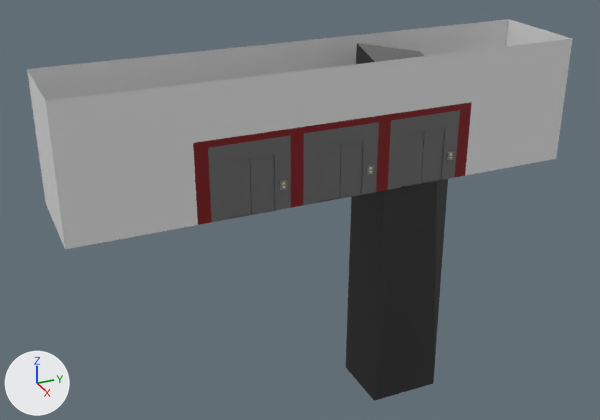
What one commit did to the Blender file Assets/Models/Objects/ElevatorWall.blend.
One viewpoint serves both versions: a 50 mm camera at (25.1, -12.9, 12.4) aimed at (-2.7, -0.4, -1.5). The lights are fixed; the arrows at lower left show +X, +Y and +Z.

In view in the first picture: 'Button', 'Button.001', 'Button.002', 'Cube', 'Door.003', 'Door.004', 'Door.005', 'Door.007', 'Door.010', 'Door.012'.
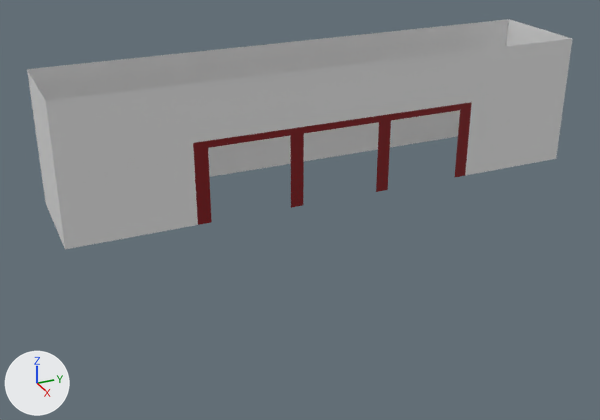
Where the change shows, as pixel boxes [x1, y1, x2, y2] in the pictures (600 x 420 px):
'Cube', reshaped (40% shorter)
    before: [27, 19, 572, 401]
    after: [27, 19, 572, 249]
'Door.003', deleted
    before: [250, 154, 275, 214]
'Door.004', deleted
    before: [226, 158, 251, 219]
'Door.007', deleted
    before: [340, 140, 363, 198]
'Door.005', deleted
    before: [318, 144, 341, 202]
'Door.012', deleted
    before: [421, 128, 445, 183]
'Door.010', deleted
    before: [401, 131, 424, 187]
'Button', deleted
    before: [280, 180, 287, 190]
'Button.001', deleted
    before: [367, 165, 374, 175]
'Button.002', deleted
    before: [447, 151, 454, 161]
part 1 of me_cube_001, deleted (black)
    before: [208, 43, 460, 401]

What changed in the scene script:
```text
Change me_cube_001:
    used by ob_cube; location = (0.0, 0.0, 0.0)
    remove me_cube_001.from_pydata(...)  # 102 vertices, 71 faces; spans x -4.0..0.0, y -10.0..10.0, z -10.0..5.0
    add me_cube_001.from_pydata(...)  # 44 vertices, 27 faces; spans x -4.0..0.0, y -10.0..10.0, z 0.0..5.0
    me_cube_001 part 1
    58 vertices are removed from x -3.0..0.0, y -5.0..5.0, z -10.0..5.0
    44 faces are deleted
    remove me_cube_001.materials.append(mat_metal)  # dark grey #6b6b6b
    remove me_cube_001.materials.append(mat_pit)  # black #2a2a2a
Remove ob_door_004:
    ob_door_004 = bpy.data.objects.new('Door.004', me_cube_002)
    ob_door_004.parent = ob_door
    ob_door_004.matrix_parent_inverse = Matrix(((1.0, 0.0, 0.0, 0.2), (0.0, 1.0, 0.0, 3.5), (0.0, 0.0, 1.0, 0.0), (0.0, 0.0, 0.0, 1.0)))
    ob_door_004.location = (-0.15, -4.4, 0.0)
Change ob_door_001:
    remove ob_door_001.parent = ob_door_004
Change ob_door_002:
    remove ob_door_002.parent = ob_door_003
Remove ob_door_003:
    ob_door_003 = bpy.data.objects.new('Door.003', me_cube_008)
    ob_door_003.parent = ob_door
    ob_door_003.matrix_parent_inverse = Matrix(((1.0, 0.0, 0.0, 0.2), (0.0, 1.0, 0.0, 3.5), (0.0, 0.0, 1.0, 0.0), (0.0, 0.0, 0.0, 1.0)))
    ob_door_003.location = (-0.15, -2.6, 0.0)
Remove ob_door_005:
    ob_door_005 = bpy.data.objects.new('Door.005', me_cube_004)
    ob_door_005.parent = ob_door_006
    ob_door_005.matrix_parent_inverse = Matrix(((1.0, 0.0, 0.0, 0.2), (0.0, 1.0, 0.0, 3.5), (0.0, 0.0, 1.0, 0.0), (0.0, 0.0, 0.0, 1.0)))
    ob_door_005.location = (-0.15, -4.4, 0.0)
Remove ob_door_007:
    ob_door_007 = bpy.data.objects.new('Door.007', me_cube_005)
    ob_door_007.parent = ob_door_006
    ob_door_007.matrix_parent_inverse = Matrix(((1.0, 0.0, 0.0, 0.2), (0.0, 1.0, 0.0, 3.5), (0.0, 0.0, 1.0, 0.0), (0.0, 0.0, 0.0, 1.0)))
    ob_door_007.location = (-0.15, -2.6, 0.0)
Change ob_door_008:
    remove ob_door_008.parent = ob_door_007
Change ob_door_009:
    remove ob_door_009.parent = ob_door_005
Remove ob_door_010:
    ob_door_010 = bpy.data.objects.new('Door.010', me_cube_010)
    ob_door_010.parent = ob_door_011
    ob_door_010.matrix_parent_inverse = Matrix(((1.0, 0.0, 0.0, 0.2), (0.0, 1.0, 0.0, 3.5), (0.0, 0.0, 1.0, 0.0), (0.0, 0.0, 0.0, 1.0)))
    ob_door_010.location = (-0.15, -4.4, 0.0)
Remove ob_door_012:
    ob_door_012 = bpy.data.objects.new('Door.012', me_cube_011)
    ob_door_012.parent = ob_door_011
    ob_door_012.matrix_parent_inverse = Matrix(((1.0, 0.0, 0.0, 0.2), (0.0, 1.0, 0.0, 3.5), (0.0, 0.0, 1.0, 0.0), (0.0, 0.0, 0.0, 1.0)))
    ob_door_012.location = (-0.15, -2.6, 0.0)
Change ob_door_013:
    remove ob_door_013.parent = ob_door_012
Change ob_door_014:
    remove ob_door_014.parent = ob_door_010
Remove ob_button:
    ob_button = bpy.data.objects.new('Button', me_cube)
    ob_button.location = (0.02, -2.3, 0.96)
    _m = ob_button.modifiers.new('Mirror', 'MIRROR')
    _m.use_axis = (False, True, True)
Remove ob_button_001:
    ob_button_001 = bpy.data.objects.new('Button.001', me_cube_014)
    ob_button_001.location = (0.02, 1.2, 0.96)
    _m = ob_button_001.modifiers.new('Mirror', 'MIRROR')
    _m.use_axis = (False, True, True)
Remove ob_button_002:
    ob_button_002 = bpy.data.objects.new('Button.002', me_cube_015)
    ob_button_002.location = (0.02, 4.7, 0.96)
    _m = ob_button_002.modifiers.new('Mirror', 'MIRROR')
    _m.use_axis = (False, True, True)
```
